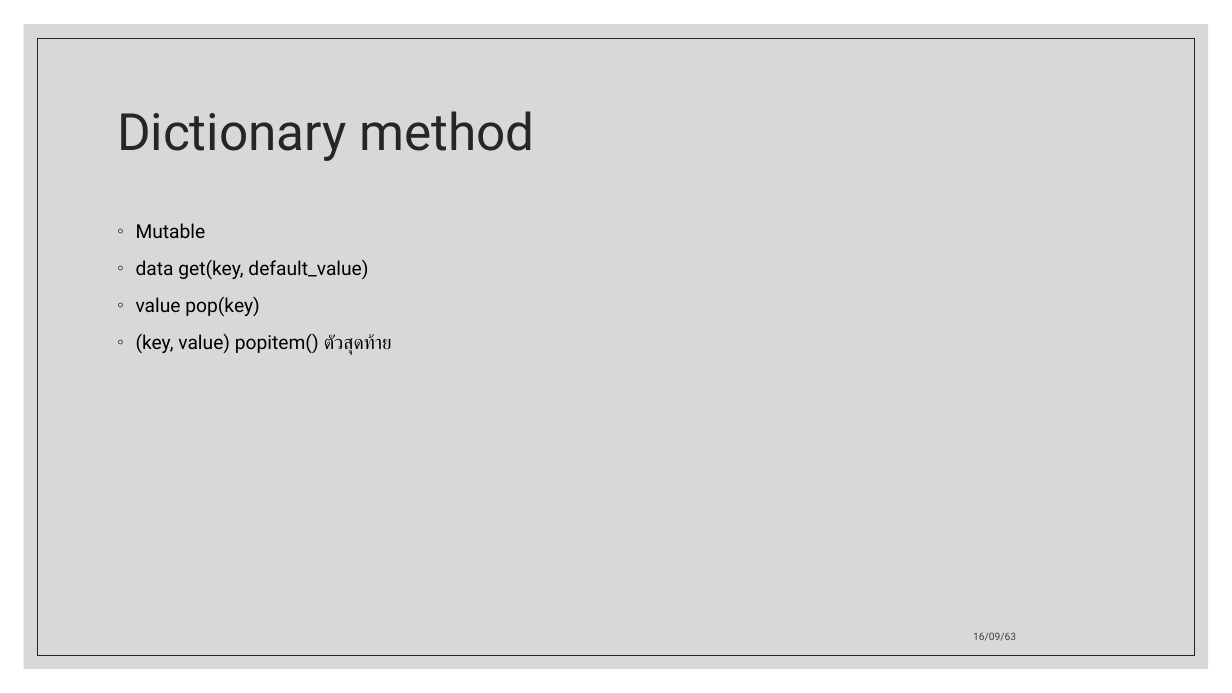
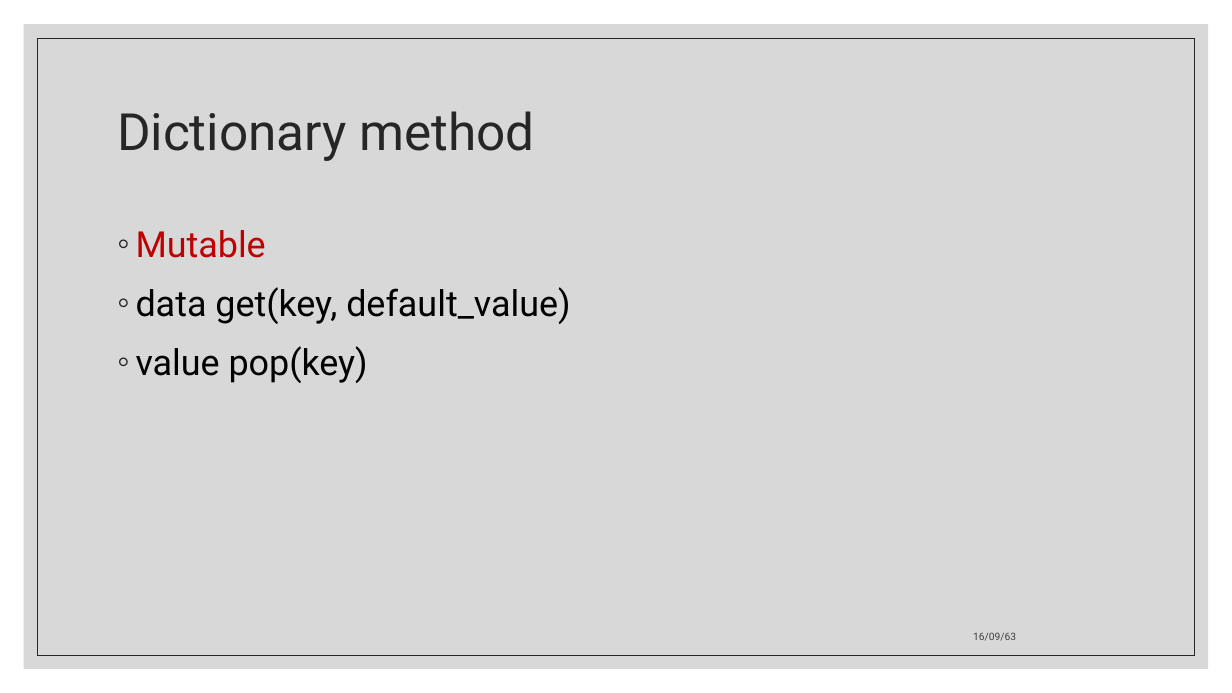
Before and after one commit to ApexTone/DataStructAlgo-Code-KMITL, a slide deck: slide 9 of Midterm/Data structure and Algorithm.pptx. Drawn at 1232x693 pixels with LibreOffice and Linux fonts; fonts in the diff are those of the drawing. Boxes give left, top, right and bottom in pixels: in the first picture for what was removed or moved away, otherwise in the second. Text is boxed around its words. In the diff, an @@ line names an element or a change of style, - is before the commit and + after.

```diff
--- a/Midterm/Data structure and Algorithm.pptx
+++ b/Midterm/Data structure and Algorithm.pptx
@@ text "Mutable" at box(136, 230, 570, 383): size 15 to 28 pt; text colour #000000 to #C00000 in "Mutable" @@
@@ text at box(136, 334, 392, 355): paragraph removed @@
-◦ (key, value) popitem() ตัวสุดท้าย
```
Also in this commit, not shown: 16 other slides changed, 21 slides added, 1 other file.
